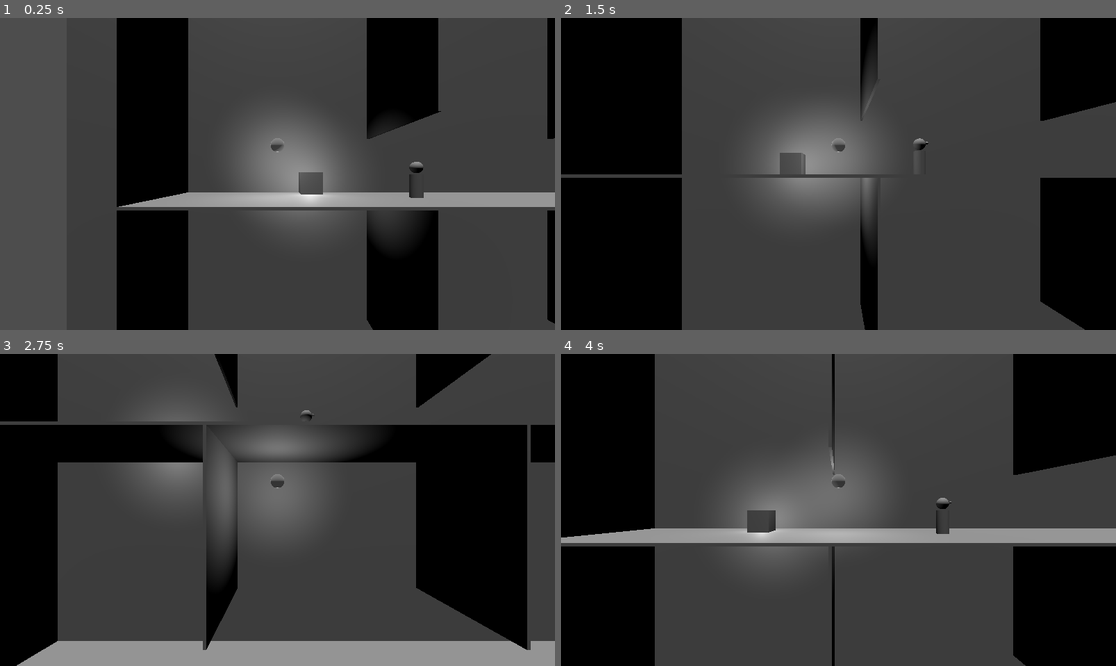
Above: before the commit, frames 1-4 (two rows, left to right).
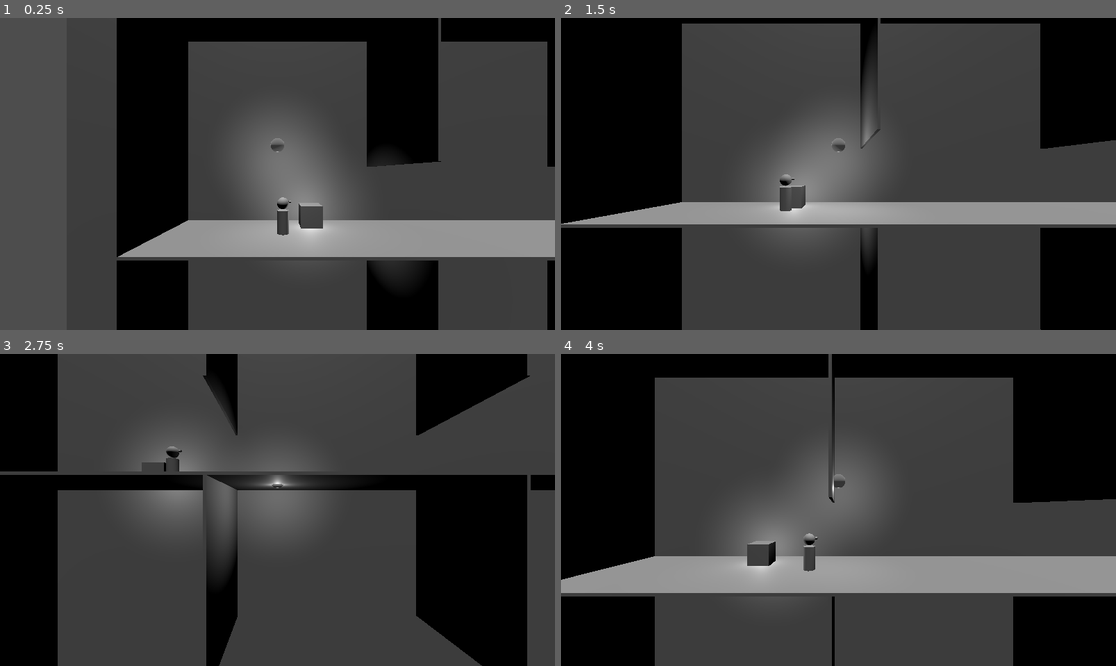
Above: after the commit, the same moments.

Repository: abruce1711/ghost_game_prototype_godot
Game: Godot game, scene res://main.tscn
Same seed, same stepped clock (60 frames per second), same inputs: the game is played once before the commit and once after it.
Inputs (mouse positions are in pixels of both pictures, inside the frame that each line leads up to):
- Up to frame 1 (0.25 s): no input
- Up to frame 2 (1.5 s): move the mouse to (960, 158) at 0.52 s; press the mouse at (960, 158) at 0.53 s; hold D (right) 0.53-1.28 s; move the mouse to (727, 189) at 1.27 s; release the mouse at (727, 189) at 1.28 s; hold S (down) from 1.28 s (still down); click (727, 189) at 1.35 s
- Up to frame 3 (2.75 s): move the mouse to (333, 441) at 2.02 s; release S (down) at 2.03 s; press the mouse at (333, 441) at 2.03 s; hold D (right) from 2.03 s (still down)
- Up to frame 4 (4 s): move the mouse to (810, 572) at 2.77 s; release D (right) at 2.78 s; release the mouse at (810, 572) at 2.78 s; hold W (up) 2.78-3.53 s; click (810, 572) at 2.85 s; move the mouse to (1005, 556) at 3.52 s; press the mouse at (1005, 556) at 3.53 s; hold A (left) from 3.53 s (still down)

The runs differ from the first frame. In frame 1, 19% of the frame differs, in the area x 21-100%, y 0-100%; in frame 2, 12%; in frame 3, 25%; in frame 4, 25%, in the area x 0-100%, y 0-100%.

Commit message:
added ability for human to see ghost and increase fear

Diff:
--- a/main.tscn
+++ b/main.tscn
@@ -1,36 +1,18 @@
-[gd_scene load_steps=14 format=3 uid="uid://credxemjm0dii"]
+[gd_scene load_steps=9 format=3 uid="uid://credxemjm0dii"]
 
 [ext_resource type="PackedScene" uid="uid://bys0q5dkl3nvw" path="res://scenes/ghost.tscn" id="2_7gmcw"]
-[ext_resource type="Script" path="res://script/Ghost.gd" id="2_oqnni"]
 [ext_resource type="PackedScene" uid="uid://dl5lln60fuu5b" path="res://scenes/internal_floor_tile.tscn" id="3_7r0yh"]
-[ext_resource type="Material" uid="uid://coc753osrfi1v" path="res://materials/ghost.tres" id="3_soua6"]
 [ext_resource type="PackedScene" uid="uid://cjwd5n3neypel" path="res://scenes/internal_wall_tile.tscn" id="4_0dkcr"]
 [ext_resource type="PackedScene" uid="uid://b6mgxrfpurmvk" path="res://scenes/external_horizontal_tile.tscn" id="5_c3b7v"]
 [ext_resource type="PackedScene" uid="uid://mejcu8sdtgv5" path="res://scenes/external_wall_tile.tscn" id="6_8amq4"]
 [ext_resource type="PackedScene" uid="uid://6f48npuiahhj" path="res://scenes/backWall.tscn" id="7_cprya"]
 [ext_resource type="PackedScene" uid="uid://c2q2qsfgcepdm" path="res://scenes/human.tscn" id="11_7376c"]
 [ext_resource type="PackedScene" uid="uid://3xmdc7bmvvb7" path="res://scenes/box.tscn" id="11_h105f"]
-[ext_resource type="Script" path="res://script/Human.gd" id="12_hv6i6"]
-[ext_resource type="Script" path="res://script/StateMachine.gd" id="13_f4j45"]
-[ext_resource type="Script" path="res://script/HumanIdleState.gd" id="14_eokpy"]
 
 [node name="main" type="Node3D"]
 
 [node name="DirectionalLight3D" type="DirectionalLight3D" parent="."]
 transform = Transform3D(1, 0, 0, 0, 0.152779, 0.98826, 0, -0.98826, 0.152779, 16.9884, 22.5371, 0)
-
-[node name="ghost" parent="." node_paths=PackedStringArray("light") instance=ExtResource("2_7gmcw")]
-transform = Transform3D(1, 0, 0, 0, 1, 0, 0, 0, 1, 0, 2.3167, 0)
-collision_mask = 4
-script = ExtResource("2_oqnni")
-material = ExtResource("3_soua6")
-light = NodePath("OmniLight3D")
-
-[node name="Camera3D" type="Camera3D" parent="ghost"]
-transform = Transform3D(1, 0, 0, 0, 1, 0, 0, 0, 1, 0, -1.24763, 8.76863)
-
-[node name="OmniLight3D" type="OmniLight3D" parent="ghost"]
-transform = Transform3D(1, 0, 0, 0, 1, 0, 0, 0, 1, 0, -0.307762, 0)
 
 [node name="Map" type="Node3D" parent="."]
 transform = Transform3D(-4.37114e-08, -1, 0, 1, -4.37114e-08, 0, 0, 0, 1, -5, 4.95, 0)
@@ -131,17 +113,10 @@
 [node name="backWall" parent="Map/External" instance=ExtResource("7_cprya")]
 transform = Transform3D(1, 0, 0, 0, 1, 0, 0, 0, 1, 13.2028, -1.32009, -2.85604)
 
-[node name="Human" parent="." instance=ExtResource("11_7376c")]
-transform = Transform3D(-4.37114e-08, 0, 1, 0, 1, 0, -1, 0, -4.37114e-08, 5.75403, 1.58804, 0)
-script = ExtResource("12_hv6i6")
-
-[node name="StateMachine" type="Node" parent="Human" node_paths=PackedStringArray("initialState")]
-script = ExtResource("13_f4j45")
-initialState = NodePath("HumanIdleState")
-
-[node name="HumanIdleState" type="Node" parent="Human/StateMachine" node_paths=PackedStringArray("human")]
-script = ExtResource("14_eokpy")
-human = NodePath("../..")
-
 [node name="Box" parent="." instance=ExtResource("11_h105f")]
 transform = Transform3D(1, 0, 0, 0, 1, 0, 0, 0, 1, 1.57019, 0.924527, -1)
+
+[node name="Ghost" parent="." instance=ExtResource("2_7gmcw")]
+transform = Transform3D(1, 0, 0, 0, 1, 0, 0, 0, 1, 0, 3.86108, 0)
+
+[node name="Human" parent="." instance=ExtResource("11_7376c")]
--- a/scenes/ghost.tscn
+++ b/scenes/ghost.tscn
@@ -1,6 +1,8 @@
-[gd_scene load_steps=4 format=3 uid="uid://bys0q5dkl3nvw"]
+[gd_scene load_steps=6 format=3 uid="uid://bys0q5dkl3nvw"]
 
 [ext_resource type="Material" uid="uid://coc753osrfi1v" path="res://materials/ghost.tres" id="1_fedre"]
+[ext_resource type="Script" path="res://script/Ghost.gd" id="1_qxfol"]
+[ext_resource type="Script" path="res://script/HitboxComponent.gd" id="3_31fjl"]
 
 [sub_resource type="SphereMesh" id="SphereMesh_jqjw6"]
 material = ExtResource("1_fedre")
@@ -10,12 +12,28 @@
 [sub_resource type="SphereShape3D" id="SphereShape3D_c2dvp"]
 radius = 0.3
 
-[node name="Ghost" type="CharacterBody3D"]
+[node name="Ghost" type="CharacterBody3D" node_paths=PackedStringArray("light")]
 collision_mask = 0
 axis_lock_linear_z = true
+script = ExtResource("1_qxfol")
+material = ExtResource("1_fedre")
+light = NodePath("OmniLight3D")
 
 [node name="MeshInstance3D" type="MeshInstance3D" parent="."]
 mesh = SubResource("SphereMesh_jqjw6")
 
 [node name="CollisionShape3D" type="CollisionShape3D" parent="."]
 shape = SubResource("SphereShape3D_c2dvp")
+
+[node name="Hitbox" type="Area3D" parent="."]
+collision_mask = 16
+script = ExtResource("3_31fjl")
+
+[node name="CollisionShape3D" type="CollisionShape3D" parent="Hitbox"]
+shape = SubResource("SphereShape3D_c2dvp")
+
+[node name="Camera3D" type="Camera3D" parent="."]
+transform = Transform3D(1, 0, 0, 0, 1, 0, 0, 0, 1, 0, -1.24763, 8.76863)
+
+[node name="OmniLight3D" type="OmniLight3D" parent="."]
+transform = Transform3D(1, 0, 0, 0, 1, 0, 0, 0, 1, 0, -0.307762, 0)
--- a/scenes/human.tscn
+++ b/scenes/human.tscn
@@ -1,7 +1,10 @@
-[gd_scene load_steps=10 format=3 uid="uid://c2q2qsfgcepdm"]
+[gd_scene load_steps=13 format=3 uid="uid://c2q2qsfgcepdm"]
 
 [ext_resource type="Script" path="res://script/HealthComponent.gd" id="1_7afgr"]
+[ext_resource type="Script" path="res://script/Human.gd" id="1_kv0x8"]
 [ext_resource type="Script" path="res://script/HitboxComponent.gd" id="2_lqfi6"]
+[ext_resource type="Script" path="res://script/StateMachine.gd" id="4_2k0ik"]
+[ext_resource type="Script" path="res://script/HumanIdleState.gd" id="5_du427"]
 
 [sub_resource type="CapsuleShape3D" id="CapsuleShape3D_ffojb"]
 radius = 0.4
@@ -20,23 +23,25 @@
 radius = 0.25
 height = 0.5
 
-[sub_resource type="SphereShape3D" id="SphereShape3D_pxbg8"]
-radius = 0.25
-
 [sub_resource type="CylinderMesh" id="CylinderMesh_rv4sy"]
 top_radius = 0.05
 bottom_radius = 0.05
 height = 0.1
 
+[sub_resource type="SphereShape3D" id="SphereShape3D_pxbg8"]
+radius = 0.25
+
 [sub_resource type="CylinderShape3D" id="CylinderShape3D_exivy"]
 height = 0.1
 radius = 0.05
 
-[node name="Human" type="CharacterBody3D"]
+[node name="Human" type="CharacterBody3D" node_paths=PackedStringArray("rayCast")]
 collision_layer = 8
 collision_mask = 14
 axis_lock_linear_z = true
 slide_on_ceiling = false
+script = ExtResource("1_kv0x8")
+rayCast = NodePath("Head/RayCast3D")
 
 [node name="HealthComponent" type="Node3D" parent="."]
 script = ExtResource("1_7afgr")
@@ -57,9 +62,22 @@
 [node name="CollisionShape3D" type="CollisionShape3D" parent="."]
 shape = SubResource("CylinderShape3D_68rha")
 
-[node name="MeshInstance3D2" type="MeshInstance3D" parent="."]
+[node name="Head" type="MeshInstance3D" parent="."]
 transform = Transform3D(1, 0, 0, 0, 1, 0, 0, 0, 1, 0, 0.798623, 0)
 mesh = SubResource("SphereMesh_ybo7m")
+
+[node name="RayCast3D" type="RayCast3D" parent="Head"]
+transform = Transform3D(1, 0, 0, 0, 1, 0, 0, 0, 1, 0, 0.0388213, -0.410589)
+target_position = Vector3(0, 0, -20)
+collision_mask = 13
+hit_back_faces = false
+collide_with_areas = true
+debug_shape_custom_color = Color(0.905882, 0, 0, 1)
+
+[node name="MeshInstance3D4" type="MeshInstance3D" parent="Head"]
+transform = Transform3D(1, 0, 0, 0, -4.37114e-08, -1, 0, 1, -4.37114e-08, 0.0124356, 0.047289, -0.314469)
+mesh = SubResource("CylinderMesh_rv4sy")
+skeleton = NodePath("../..")
 
 [node name="CollisionShape3D2" type="CollisionShape3D" parent="."]
 transform = Transform3D(1, 0, 0, 0, 1, 0, 0, 0, 1, 0.00612593, 0.811755, 0)
@@ -67,10 +85,15 @@
 
 [node name="MeshInstance3D3" type="MeshInstance3D" parent="."]
 
-[node name="MeshInstance3D4" type="MeshInstance3D" parent="."]
-transform = Transform3D(1, 0, 0, 0, -4.37114e-08, -1, 0, 1, -4.37114e-08, 0.0124356, 0.845912, -0.314469)
-mesh = SubResource("CylinderMesh_rv4sy")
-
 [node name="CollisionShape3D3" type="CollisionShape3D" parent="."]
 transform = Transform3D(1, 0, 0, 0, -4.37114e-08, -1, 0, 1, -4.37114e-08, 0.00956057, 0.84843, -0.314469)
 shape = SubResource("CylinderShape3D_exivy")
+
+[node name="StateMachine" type="Node" parent="." node_paths=PackedStringArray("initialState")]
+script = ExtResource("4_2k0ik")
+initialState = NodePath("HumanIdleState")
+
+[node name="HumanIdleState" type="Node" parent="StateMachine" node_paths=PackedStringArray("human", "rayCast")]
+script = ExtResource("5_du427")
+human = NodePath("../..")
+rayCast = NodePath("../../Head/RayCast3D")
--- a/script/Ghost.gd
+++ b/script/Ghost.gd
@@ -3,6 +3,8 @@
 const SPEED = 5.0
 @export var material : ORMMaterial3D
 @export var light : OmniLight3D
+
+var isVisible = false
 
 func _physics_process(delta):
 	# Get the input direction and handle the movement/deceleration.
@@ -22,10 +24,12 @@
 	material.transparency = BaseMaterial3D.TRANSPARENCY_DISABLED
 	material.albedo_color.a = 1
 	light.light_energy = 2
+	isVisible = true
 	#light.light_color = "red"
 
 func GhostInvisible():
 	material.transparency = BaseMaterial3D.TRANSPARENCY_ALPHA
 	material.albedo_color.a = 0.5
 	light.light_energy = 1
+	isVisible = false
 	#light.light_color = "white"
--- a/script/Human.gd
+++ b/script/Human.gd
@@ -3,9 +3,42 @@
 
 const SPEED = 5.0
 const JUMP_VELOCITY = 4.5
+const MIN_FEAR = 0
+const MAX_FEAR = 100
+
+@export var rayCast : RayCast3D
+@export var FEAR_JUMP := 1.0
 
 # Get the gravity from the project settings to be synced with RigidBody nodes.
 var gravity = ProjectSettings.get_setting("physics/3d/default_gravity")
+var fearLevel := 0.0
+
+func _process(delta):
+	if rayCast.is_colliding():
+		var collisionParent = rayCast.get_collider().get_parent()
+		if collisionParent is Ghost:
+			print_debug("can see ghost")
+			var ghost : Ghost = collisionParent
+			if ghost.isVisible:
+				IncreaseFear()
+		elif collisionParent is GrabObjectPower:
+			var object : GrabObjectPower = collisionParent
+			if object.activated:
+				IncreaseFear()
+		elif rayCast.get_collider() is StaticBody3D:
+			var distanceToWall = self.global_position.distance_to(rayCast.get_collision_point())
+	else:
+		DecreaseFear()
+
+func IncreaseFear():
+	fearLevel += FEAR_JUMP
+	print_debug("scared, fear level: %s" % fearLevel)
+	if fearLevel >= MAX_FEAR:
+		queue_free()
+
+func DecreaseFear():
+	if fearLevel > MIN_FEAR:
+		fearLevel -= FEAR_JUMP
 
 
 func _physics_process(delta):
--- a/script/HumanIdleState.gd
+++ b/script/HumanIdleState.gd
@@ -3,10 +3,12 @@
 
 @export var human : CharacterBody3D
 @export  var moveSpeed := 1.0
+@export var rayCast : RayCast3D
 @onready var smooth_dir = human.position
 
 var moveDirection : Vector3
 var wanderTime : float
+var distanceToWall : float
 
 func RandomizeWander():
 	moveDirection = Vector3(randf_range(-1, 1), 0, 0).normalized()
@@ -21,6 +23,13 @@
 	else:
 		RandomizeWander()
 
+	if !rayCast.is_colliding() || !rayCast.get_collider() is StaticBody3D:
+		return
+
+	distanceToWall = human.global_position.distance_to(rayCast.get_collision_point())
+	if distanceToWall < 2:
+		moveDirection.x *= -1
+
 func PhysicsUpdate(delta : float):
 	if human:
 		human.velocity = moveDirection * moveSpeed
--- a/script/Power.gd
+++ b/script/Power.gd
@@ -7,7 +7,7 @@
 var distanceToMouse : float
 var mousePos : Vector3
 
-@onready var ghost : Ghost = get_parent().get_node("ghost")
+@onready var ghost : Ghost = get_parent().get_node("Ghost")
 
 func Process(delta : float):
 	mousePos = MousePosition()
